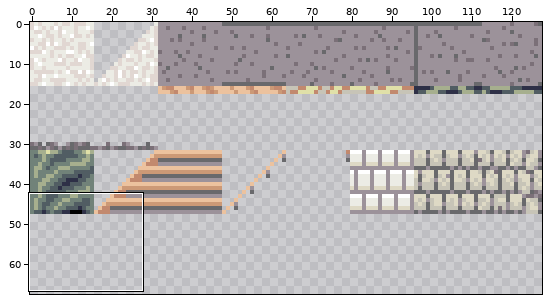
Pixel-art file: Tilesets/building.aseprite. Above: a wide view before the commit, with the close-up outlined.
Close-up. Before the commit:
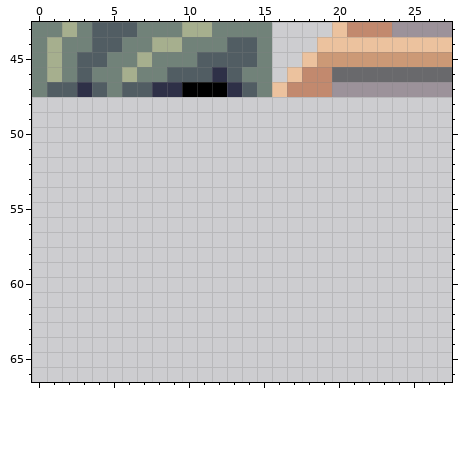
128x128 pixels, 1 frame. Shown: x 0..27, y 43..66. The wide view leaves out empty margins.
Once edited:
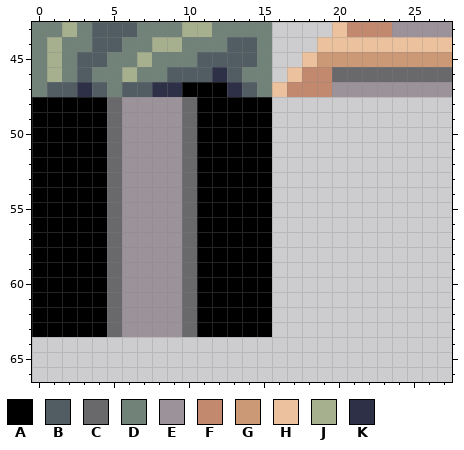
Palette (. is transparent): A #000000  B #515d63  C #69696c  D #718279  E #9c929a  F #c2896e  G #cc9976  H #ecc29e  J #a6af8e  K #2e3047
The exact change:
@@ x 0..17 @@
 47 DBBKBDBBKKAAAKBDHF
-48 ..................
-49 ..................
-50 ..................
-51 ..................
-52 ..................
-53 ..................
-54 ..................
-55 ..................
-56 ..................
-57 ..................
-58 ..................
-59 ..................
-60 ..................
-61 ..................
-62 ..................
-63 ..................
+48 AAAAACEEEECAAAAA..
+49 AAAAACEEEECAAAAA..
+50 AAAAACEEEECAAAAA..
+51 AAAAACEEEECAAAAA..
+52 AAAAACEEEECAAAAA..
+53 AAAAACEEEECAAAAA..
+54 AAAAACEEEECAAAAA..
+55 AAAAACEEEECAAAAA..
+56 AAAAACEEEECAAAAA..
+57 AAAAACEEEECAAAAA..
+58 AAAAACEEEECAAAAA..
+59 AAAAACEEEECAAAAA..
+60 AAAAACEEEECAAAAA..
+61 AAAAACEEEECAAAAA..
+62 AAAAACEEEECAAAAA..
+63 AAAAACEEEECAAAAA..
 64 ..................
